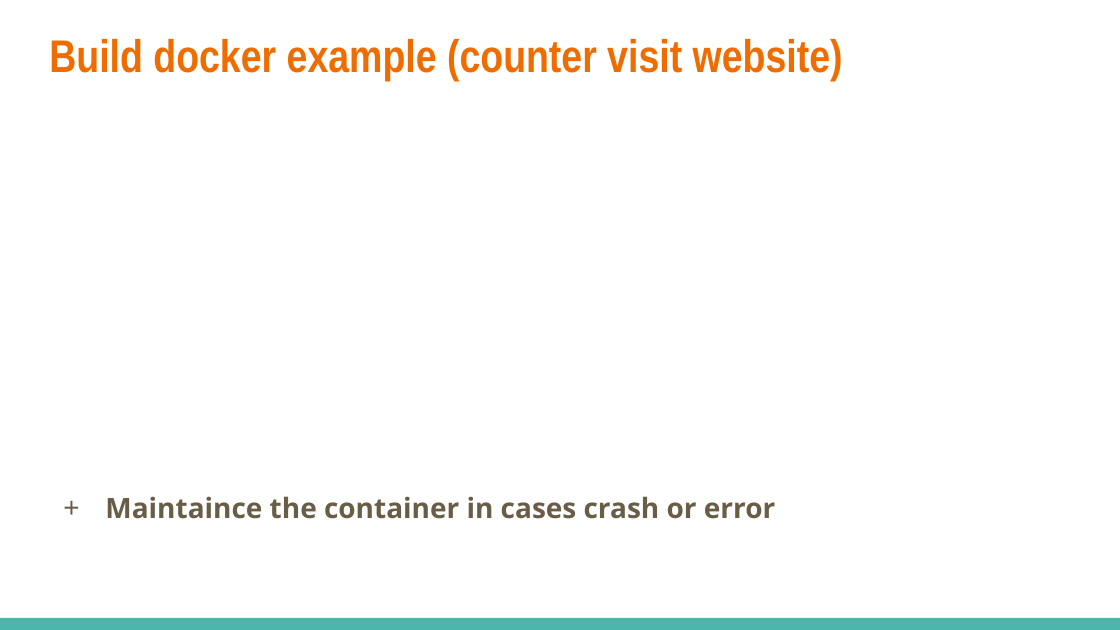
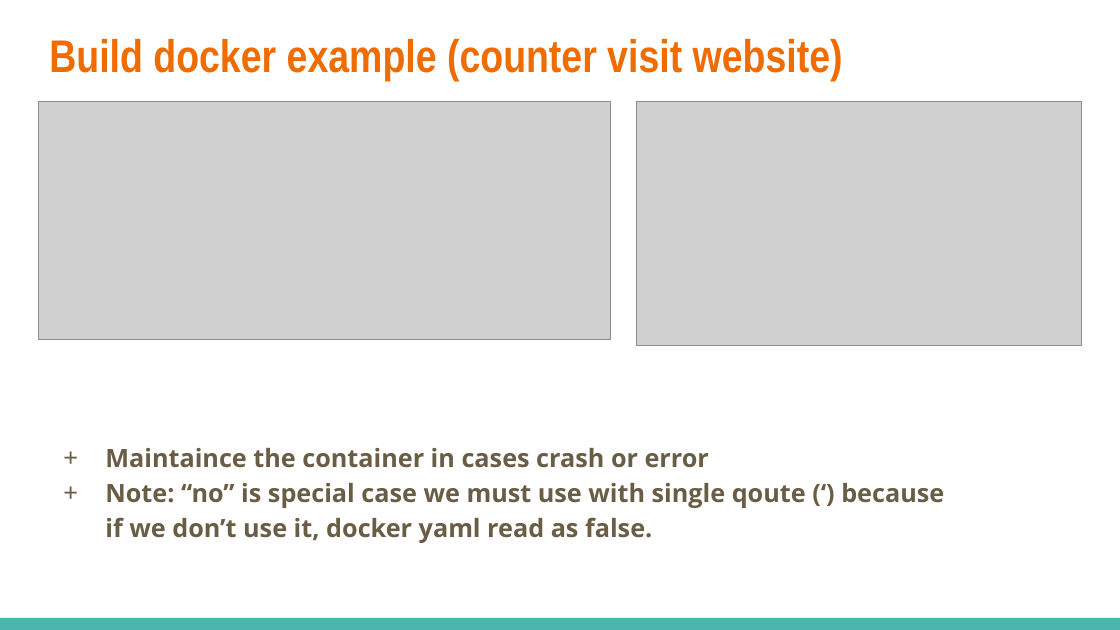
Before and after one commit to dinhhung09138/Learning-Example, a slide deck: slide 39 of Docker - 03 - Build a Custom Images Through Docker.pptx (slide 38 before the commit). Drawn at 1120x630 pixels with LibreOffice and Linux fonts; fonts in the diff are those of the drawing; grey boxes stand for pictures. Boxes give left, top, right and bottom in pixels: in the first picture for what was removed or moved away, otherwise in the second. Text is boxed around its words. In the diff, an @@ line names an element or a change of style, - is before the commit and + after.

Commit message:
Docker compose

```diff
--- a/Docker - 03 - Build a Custom Images Through Docker.pptx
+++ b/Docker - 03 - Build a Custom Images Through Docker.pptx
@@ picture added at [38,102,610,339] @@
@@ picture added at [636,102,1082,346] @@
@@ text "Maintaince the container in cases ...": place and size @@
-text "Maintaince the container in cases ..." at [105,496,775,519]
+text "Maintaince the container in cases ..." at [105,448,944,543]
@@ text at [105,448,709,468]: size 18 to 16.2 pt in "Maintaince the container in cases crash or ..." @@
@@ text at [105,483,944,543]: paragraph added @@
++ Note: “no” is special case we must use with single qoute (‘) because if we don’t use it, docker yaml read as false.
```
Also in this commit, not shown: 1 other slide changed, 2 slides added, 26 slides removed, 2 other files.
